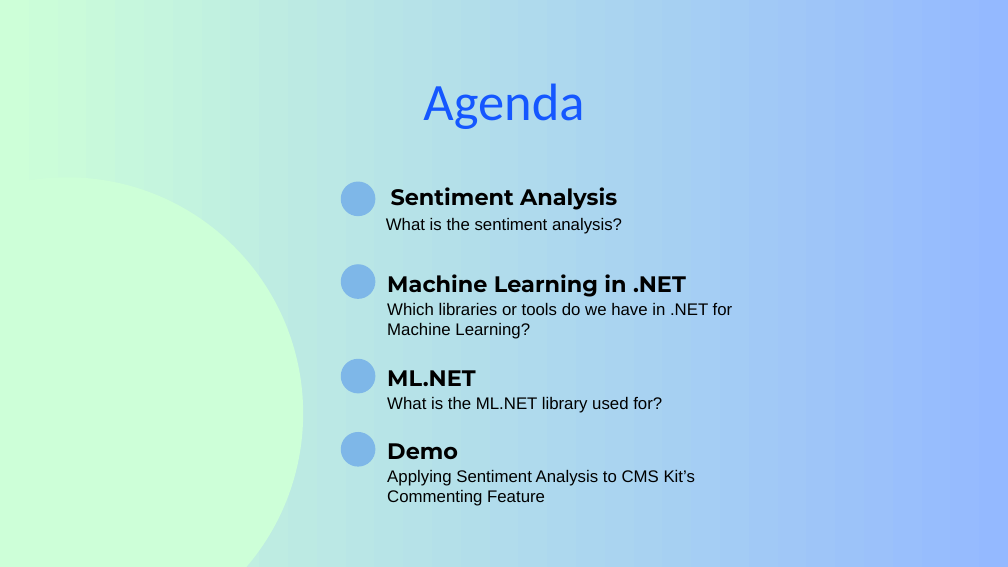
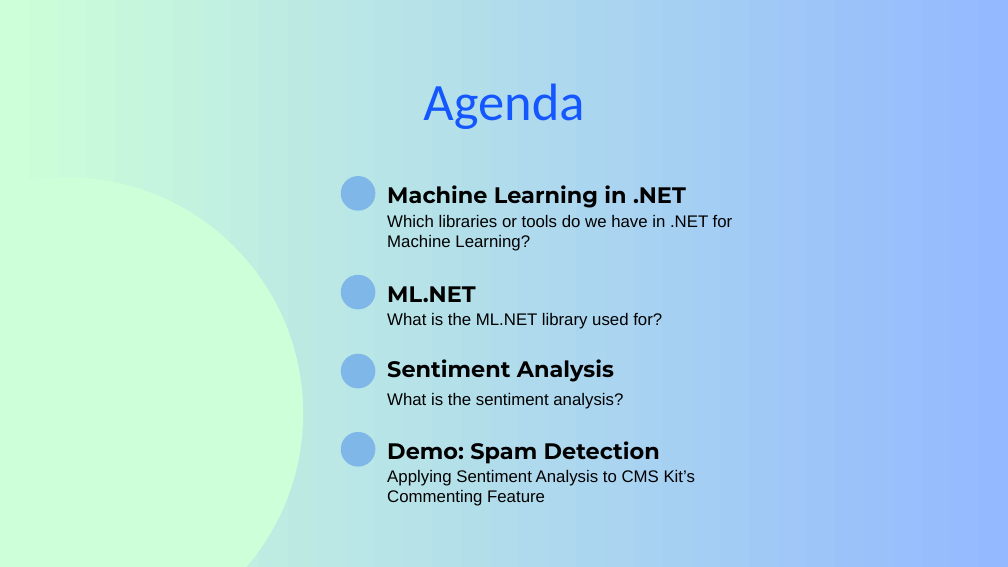
Before and after one commit to EngincanV/presentations, a slide deck: slide 2 of ABP/Dotnet-Conf-2024/Sentiment-Analysis-in-NET.pptx. Drawn at 1008x567 pixels with LibreOffice and Linux fonts; fonts in the diff are those of the drawing. Boxes give left, top, right and bottom in pixels: in the first picture for what was removed or moved away, otherwise in the second. Text is boxed around its words. In the diff, an @@ line names an element or a change of style, - is before the commit and + after.

```diff
--- a/ABP/Dotnet-Conf-2024/Sentiment-Analysis-in-NET.pptx
+++ b/ABP/Dotnet-Conf-2024/Sentiment-Analysis-in-NET.pptx
@@ 2 texts, 1 freeform shape moved together from (x1=341, y1=264, x2=733, y2=339) to (x1=341, y1=176, x2=733, y2=251) @@
@@ 2 texts, 1 freeform shape moved together from (x1=341, y1=359, x2=662, y2=413) to (x1=341, y1=275, x2=662, y2=329) @@
@@ freeform shape moved from (x1=341, y1=181, x2=375, y2=216) to (x1=341, y1=354, x2=375, y2=389) @@
@@ text "Sentiment Analysis" moved from (x1=391, y1=187, x2=617, y2=210) to (x1=387, y1=359, x2=614, y2=382) @@
@@ text "Sentiment Analysis" at (x1=387, y1=359, x2=614, y2=382): alignment centre to left @@
@@ text "What is the sentiment analysis?" at (x1=387, y1=392, x2=623, y2=409): alignment centre to left @@
@@ text "What is the sentiment analysis?" moved from (x1=386, y1=217, x2=622, y2=234) to (x1=387, y1=392, x2=623, y2=409) @@
@@ text at (x1=387, y1=441, x2=660, y2=464): text changed @@
-Demo
+Demo: Spam Detection
```
Also in this commit, not shown: 2 other slides changed, 1 slide added, 1 other file.
